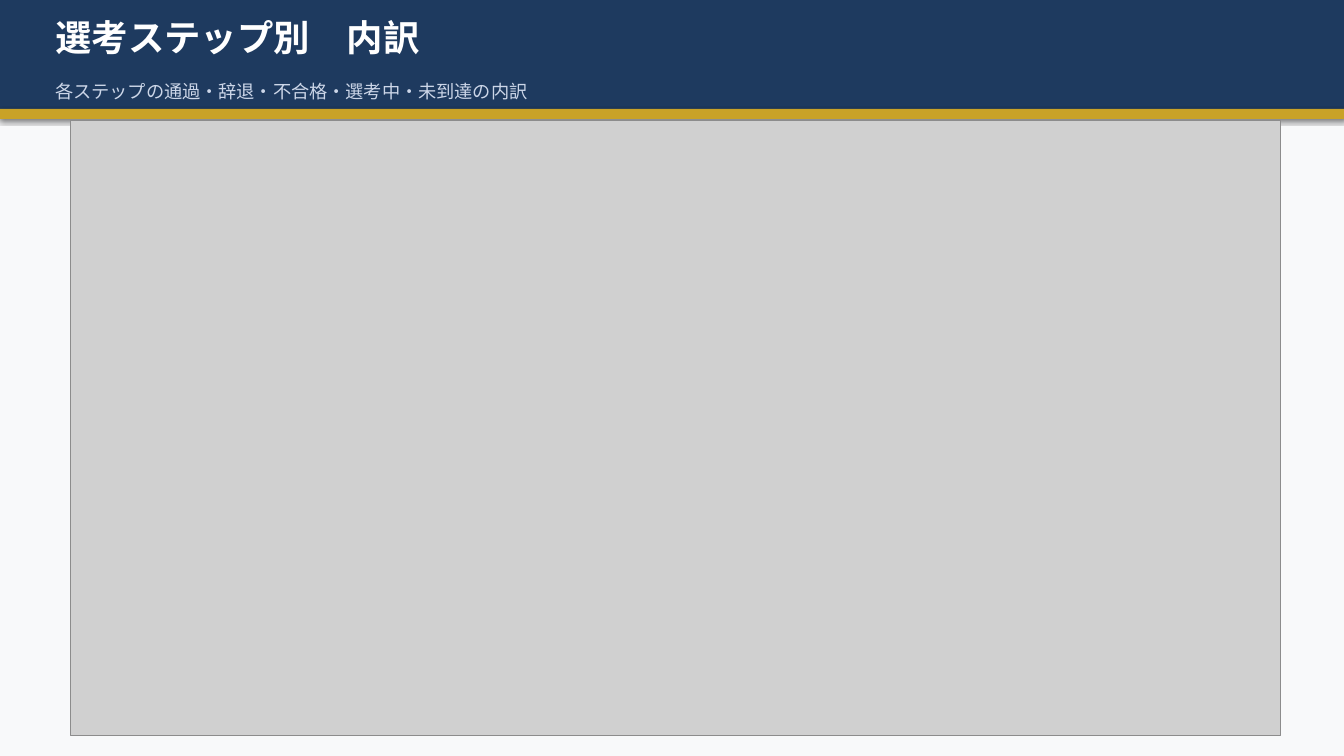
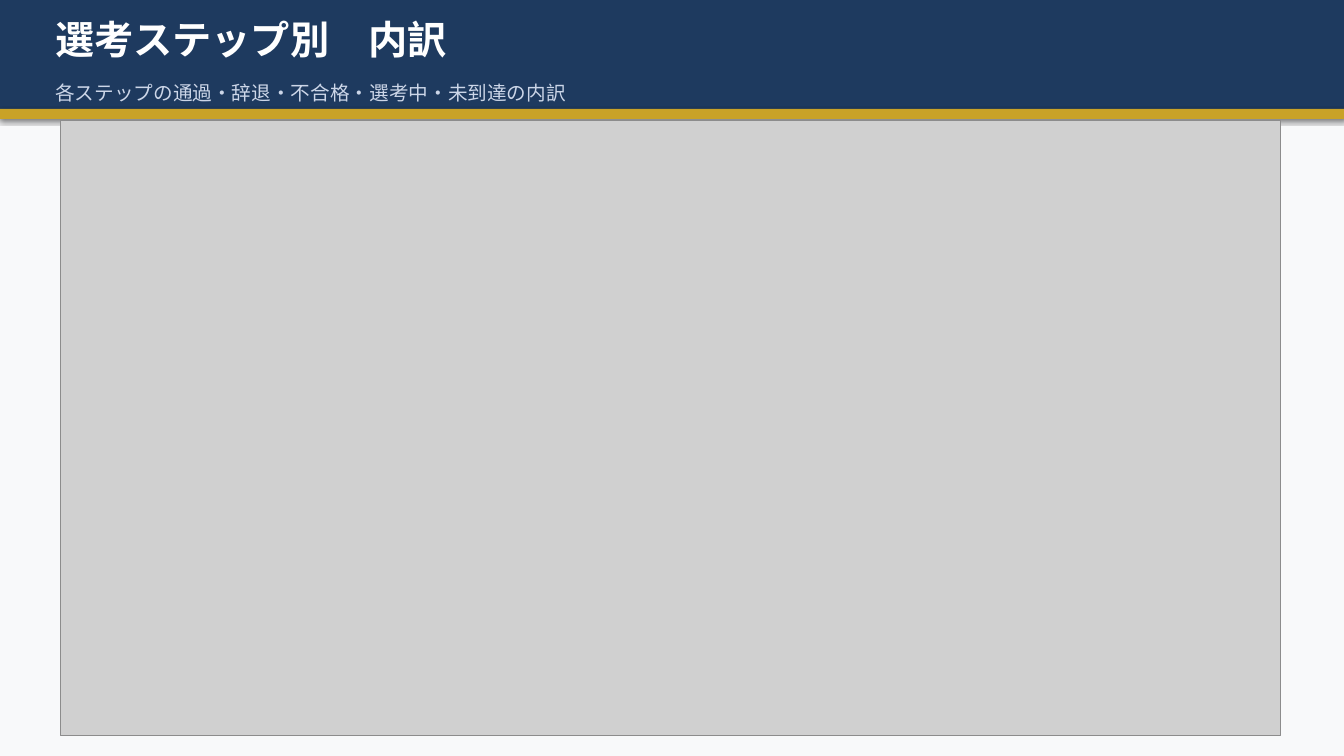
Before and after one commit to syoukaku007-star/daiki, a slide deck: slide 3 of 上位校採用分析レポート_2026.pptx. Drawn at 1344x756 pixels with LibreOffice and Linux fonts; fonts in the diff are those of the drawing; grey boxes stand for pictures. Boxes give left, top, right and bottom in pixels: in the first picture for what was removed or moved away, otherwise in the second. Text is boxed around its words. In the diff, an @@ line names an element or a change of style, - is before the commit and + after.

```diff
--- a/上位校採用分析レポート_2026.pptx
+++ b/上位校採用分析レポート_2026.pptx
@@ text "選考ステップ別 内訳" at box(55, 20, 446, 58): size 26 to 28 pt @@
@@ text "各ステップの通過・辞退・不合格・選考中・未到達の内訳" at box(55, 83, 566, 102): size 13 to 14 pt @@
@@ picture: place and size @@
-picture at box(71, 121, 1280, 736)
+picture at box(60, 121, 1280, 736)
```
Also in this commit, not shown: 9 other slides changed, 1 slide added.
